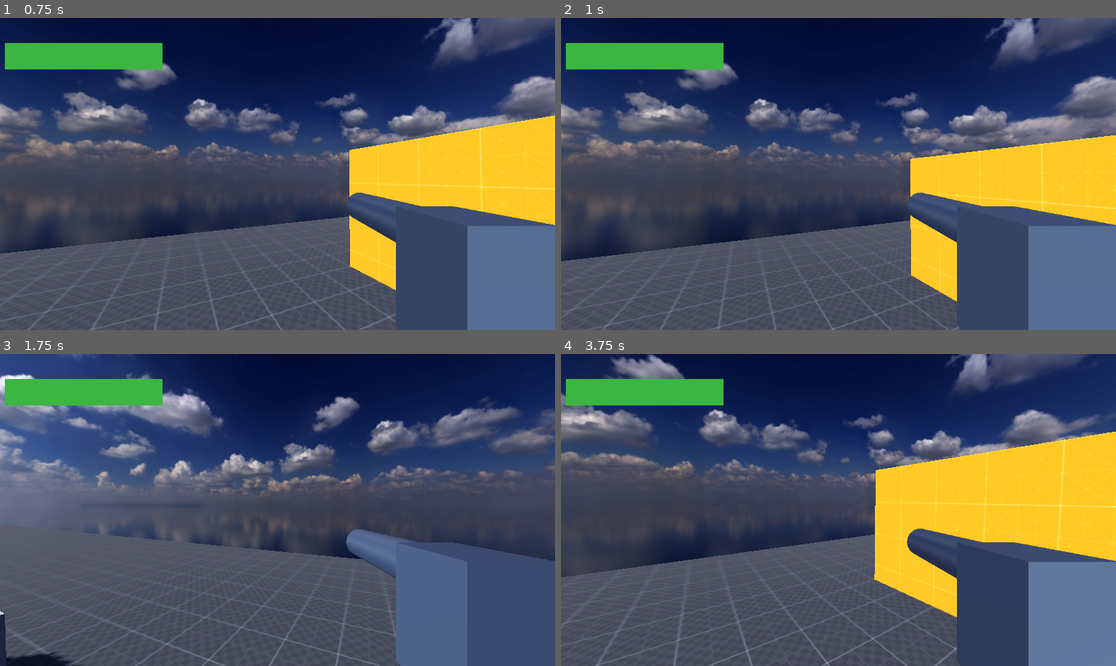
Above: before the commit, frames 1-4 (two rows, left to right).
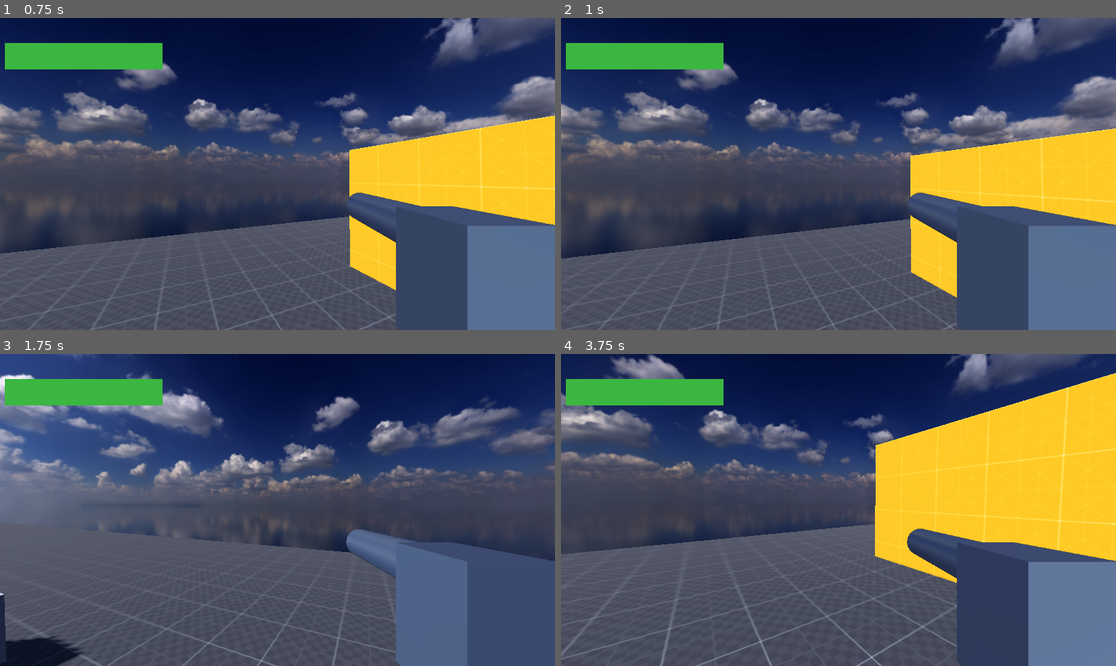
Above: after the commit, the same moments.

Repository: Inquisitor718/MadCow
Game: Godot game, scene res://scenes/main.tscn
The game is run twice, just before and just after one commit, with the same random seed, the same clock (stepped at 60 frames per second) and the same inputs.
Inputs (mouse positions are in pixels of both pictures, inside the frame that each line leads up to):
- Up to frame 1 (0.75 s): tap Enter (ui_accept) at 0.5, 0.6 s; move the mouse to (305, 174) at 0.52 s; hold V (Weapon_Up) from 0.53 s (still down)
- Up to frame 2 (1 s): keep holding V (Weapon_Up); tap Space (jump) at 0.77, 0.8 s
- Up to frame 3 (1.75 s): keep holding V (Weapon_Up); tap Space (jump) at 1.07, 1.35, 1.52 s; move the mouse to (249, 510) at 1.27 s; tap Enter (ui_accept) at 1.55 s
- Up to frame 4 (3.75 s): keep holding V (Weapon_Up); tap Space (jump) at 1.82, 2.3, 3.02, 3.32 s; move the mouse to (849, 503) at 2.02 s; press the mouse at (849, 503) at 2.03 s; move the mouse to (832, 516) at 2.77 s; release the mouse at (832, 516) at 2.78 s; tap Ctrl (crouch) at 2.85 s; tap Enter (ui_accept) at 3.05 s; move the mouse to (877, 513) at 3.52 s; hold E (free_look) from 3.53 s (still down)

Frame 1 is identical in both runs. In frame 2, 1.9% of the frame differs, in the area x 0-100%, y 35-100%; in frame 3, 2.2%; in frame 4, 12%, in the area x 0-100%, y 6-100%.

Commit message:
Added Hopping

Diff:
--- a/madcow-decease/scenes/player_S_.tscn
+++ b/madcow-decease/scenes/player_S_.tscn
@@ -7,6 +7,45 @@
 [ext_resource type="Resource" uid="uid://cx5gjyikfb4nk" path="res://assets/weapon_resources/revolver.tres" id="4_w0gdg"]
 
 [sub_resource type="CapsuleShape3D" id="CapsuleShape3D_cvnsp"]
+
+[sub_resource type="Animation" id="Animation_v7hu7"]
+length = 0.001
+tracks/0/type = "value"
+tracks/0/imported = false
+tracks/0/enabled = true
+tracks/0/path = NodePath("Revolver:position")
+tracks/0/interp = 1
+tracks/0/loop_wrap = true
+tracks/0/keys = {
+"times": PackedFloat32Array(0),
+"transitions": PackedFloat32Array(1),
+"update": 0,
+"values": [Vector3(0.0178347, -1.33485, 0.000116378)]
+}
+tracks/1/type = "value"
+tracks/1/imported = false
+tracks/1/enabled = true
+tracks/1/path = NodePath("Revolver:visible")
+tracks/1/interp = 1
+tracks/1/loop_wrap = true
+tracks/1/keys = {
+"times": PackedFloat32Array(0),
+"transitions": PackedFloat32Array(1),
+"update": 1,
+"values": [false]
+}
+tracks/2/type = "value"
+tracks/2/imported = false
+tracks/2/enabled = true
+tracks/2/path = NodePath("Revolver:rotation")
+tracks/2/interp = 1
+tracks/2/loop_wrap = true
+tracks/2/keys = {
+"times": PackedFloat32Array(0),
+"transitions": PackedFloat32Array(1),
+"update": 0,
+"values": [Vector3(0, -3.14159, 0)]
+}
 
 [sub_resource type="Animation" id="Animation_aj78o"]
 resource_name = "RevolverActivate"
@@ -48,43 +87,32 @@
 "values": [Vector3(0, 0, 0), Vector3(0, 3.14159, 0)]
 }
 
-[sub_resource type="Animation" id="Animation_v7hu7"]
-length = 0.001
-tracks/0/type = "value"
-tracks/0/imported = false
-tracks/0/enabled = true
-tracks/0/path = NodePath("Revolver:position")
-tracks/0/interp = 1
-tracks/0/loop_wrap = true
-tracks/0/keys = {
-"times": PackedFloat32Array(0),
-"transitions": PackedFloat32Array(1),
-"update": 0,
-"values": [Vector3(0.0178347, -1.33485, 0.000116378)]
-}
-tracks/1/type = "value"
-tracks/1/imported = false
-tracks/1/enabled = true
-tracks/1/path = NodePath("Revolver:visible")
-tracks/1/interp = 1
-tracks/1/loop_wrap = true
-tracks/1/keys = {
-"times": PackedFloat32Array(0),
-"transitions": PackedFloat32Array(1),
-"update": 1,
-"values": [false]
-}
-tracks/2/type = "value"
-tracks/2/imported = false
-tracks/2/enabled = true
-tracks/2/path = NodePath("Revolver:rotation")
-tracks/2/interp = 1
-tracks/2/loop_wrap = true
-tracks/2/keys = {
-"times": PackedFloat32Array(0),
-"transitions": PackedFloat32Array(1),
-"update": 0,
-"values": [Vector3(0, -3.14159, 0)]
+[sub_resource type="Animation" id="Animation_jdn2x"]
+resource_name = "RevolverReload"
+length = 3.0
+tracks/0/type = "value"
+tracks/0/imported = false
+tracks/0/enabled = true
+tracks/0/path = NodePath("Revolver:position")
+tracks/0/interp = 1
+tracks/0/loop_wrap = true
+tracks/0/keys = {
+"times": PackedFloat32Array(0, 1.5, 3),
+"transitions": PackedFloat32Array(1, 1, 1),
+"update": 0,
+"values": [Vector3(0.329511, -0.280136, -0.370283), Vector3(0.329511, -0.915973, -0.370283), Vector3(0.329511, -0.280136, -0.370283)]
+}
+tracks/1/type = "value"
+tracks/1/imported = false
+tracks/1/enabled = true
+tracks/1/path = NodePath("Revolver:rotation")
+tracks/1/interp = 1
+tracks/1/loop_wrap = true
+tracks/1/keys = {
+"times": PackedFloat32Array(0, 1.5, 3),
+"transitions": PackedFloat32Array(1, 1, 1),
+"update": 0,
+"values": [Vector3(0, 3.14159, 0), Vector3(3.14159, 3.14159, 0), Vector3(0, 3.14159, 0)]
 }
 
 [sub_resource type="Animation" id="Animation_lk2ay"]
@@ -113,34 +141,6 @@
 "transitions": PackedFloat32Array(1, 1, 1),
 "update": 0,
 "values": [Vector3(0, 3.14159, 0), Vector3(-0.174533, 3.14159, 0), Vector3(0, 3.14159, 0)]
-}
-
-[sub_resource type="Animation" id="Animation_jdn2x"]
-resource_name = "RevolverReload"
-length = 3.0
-tracks/0/type = "value"
-tracks/0/imported = false
-tracks/0/enabled = true
-tracks/0/path = NodePath("Revolver:position")
-tracks/0/interp = 1
-tracks/0/loop_wrap = true
-tracks/0/keys = {
-"times": PackedFloat32Array(0, 1.5, 3),
-"transitions": PackedFloat32Array(1, 1, 1),
-"update": 0,
-"values": [Vector3(0.329511, -0.280136, -0.370283), Vector3(0.329511, -0.915973, -0.370283), Vector3(0.329511, -0.280136, -0.370283)]
-}
-tracks/1/type = "value"
-tracks/1/imported = false
-tracks/1/enabled = true
-tracks/1/path = NodePath("Revolver:rotation")
-tracks/1/interp = 1
-tracks/1/loop_wrap = true
-tracks/1/keys = {
-"times": PackedFloat32Array(0, 1.5, 3),
-"transitions": PackedFloat32Array(1, 1, 1),
-"update": 0,
-"values": [Vector3(0, 3.14159, 0), Vector3(3.14159, 3.14159, 0), Vector3(0, 3.14159, 0)]
 }
 
 [sub_resource type="AnimationLibrary" id="AnimationLibrary_lk2ay"]
@@ -176,7 +176,7 @@
 [node name="rig" type="Node3D" parent="Head/Camera3D/W_Manager"]
 
 [node name="Revolver" parent="Head/Camera3D/W_Manager/rig" instance=ExtResource("2_aj78o")]
-transform = Transform3D(-1, 0, -1.50996e-07, 0, 1, 0, 1.50996e-07, 0, -1, 0.0178347, -1.33485, 0.000116378)
+transform = Transform3D(-1, 0, -2.53518e-06, 0, 1, 0, 2.53518e-06, 0, -1, 0.0178347, -1.33485, 0.000116378)
 visible = false
 
 [node name="AnimationPlayer" type="AnimationPlayer" parent="Head/Camera3D/W_Manager/rig"]
@@ -189,6 +189,51 @@
 transform = Transform3D(1, 0, 0, 0, 1, 0, 0, 0, 1, 0.330302, -0.110232, -0.826832)
 
 [node name="CanvasLayer" type="CanvasLayer" parent="."]
+
+[node name="SubViewportContainer" type="SubViewportContainer" parent="CanvasLayer"]
+offset_right = 40.0
+offset_bottom = 40.0
+
+[node name="SubViewport" type="SubViewport" parent="CanvasLayer/SubViewportContainer"]
+transparent_bg = true
+handle_input_locally = false
+size = Vector2i(1152, 648)
+render_target_update_mode = 4
+
+[node name="GunCam" type="Camera3D" parent="CanvasLayer/SubViewportContainer/SubViewport"]
+transform = Transform3D(1, 0, 0, 0, 1, 0, 0, 0, 1, 0, 0.845099, 0)
+cull_mask = 2
+
+[node name="GunCounter" type="VBoxContainer" parent="CanvasLayer"]
+offset_right = 40.0
+offset_bottom = 40.0
+
+[node name="WeaponInfo" type="HBoxContainer" parent="CanvasLayer/GunCounter"]
+layout_mode = 2
+
+[node name="Label" type="Label" parent="CanvasLayer/GunCounter/WeaponInfo"]
+layout_mode = 2
+
+[node name="Label2" type="Label" parent="CanvasLayer/GunCounter/WeaponInfo"]
+layout_mode = 2
+
+[node name="AmmoInfo" type="HBoxContainer" parent="CanvasLayer/GunCounter"]
+layout_mode = 2
+
+[node name="Label" type="Label" parent="CanvasLayer/GunCounter/AmmoInfo"]
+layout_mode = 2
+
+[node name="Label2" type="Label" parent="CanvasLayer/GunCounter/AmmoInfo"]
+layout_mode = 2
+
+[node name="StackInfo" type="HBoxContainer" parent="CanvasLayer/GunCounter"]
+layout_mode = 2
+
+[node name="Label" type="Label" parent="CanvasLayer/GunCounter/StackInfo"]
+layout_mode = 2
+
+[node name="Label2" type="Label" parent="CanvasLayer/GunCounter/StackInfo"]
+layout_mode = 2
 
 [node name="HealthBar" type="ProgressBar" parent="CanvasLayer"]
 offset_left = 10.0
@@ -200,49 +245,4 @@
 value = 100.0
 show_percentage = false
 
-[node name="SubViewportContainer" type="SubViewportContainer" parent="CanvasLayer"]
-offset_right = 40.0
-offset_bottom = 40.0
-
-[node name="SubViewport" type="SubViewport" parent="CanvasLayer/SubViewportContainer"]
-transparent_bg = true
-handle_input_locally = false
-size = Vector2i(1152, 648)
-render_target_update_mode = 4
-
-[node name="GunCam" type="Camera3D" parent="CanvasLayer/SubViewportContainer/SubViewport"]
-transform = Transform3D(1, 0, 0, 0, 1, 0, 0, 0, 1, 0, 0.845099, 0)
-cull_mask = 2
-
-[node name="GunCounter" type="VBoxContainer" parent="CanvasLayer"]
-offset_right = 40.0
-offset_bottom = 40.0
-
-[node name="WeaponInfo" type="HBoxContainer" parent="CanvasLayer/GunCounter"]
-layout_mode = 2
-
-[node name="Label" type="Label" parent="CanvasLayer/GunCounter/WeaponInfo"]
-layout_mode = 2
-
-[node name="Label2" type="Label" parent="CanvasLayer/GunCounter/WeaponInfo"]
-layout_mode = 2
-
-[node name="AmmoInfo" type="HBoxContainer" parent="CanvasLayer/GunCounter"]
-layout_mode = 2
-
-[node name="Label" type="Label" parent="CanvasLayer/GunCounter/AmmoInfo"]
-layout_mode = 2
-
-[node name="Label2" type="Label" parent="CanvasLayer/GunCounter/AmmoInfo"]
-layout_mode = 2
-
-[node name="StackInfo" type="HBoxContainer" parent="CanvasLayer/GunCounter"]
-layout_mode = 2
-
-[node name="Label" type="Label" parent="CanvasLayer/GunCounter/StackInfo"]
-layout_mode = 2
-
-[node name="Label2" type="Label" parent="CanvasLayer/GunCounter/StackInfo"]
-layout_mode = 2
-
 [connection signal="animation_finished" from="Head/Camera3D/W_Manager/rig/AnimationPlayer" to="Head/Camera3D/W_Manager" method="_on_animation_player_animation_finished"]
--- a/madcow-decease/scripts/Player_S.gd
+++ b/madcow-decease/scripts/Player_S.gd
@@ -10,7 +10,6 @@
 
 #health system
 @export var health =  100
-
 
 var speed_now = 5.0
 @export var speed_walk = 5.0
@@ -97,9 +96,12 @@
 		velocity += get_gravity() * delta
 
 	# Handle jump.
-	if Input.is_action_just_pressed("ui_accept") and is_on_floor():
-		velocity.y = JUMP_VELOCITY
-
+	if  is_on_floor():
+		if Input.is_action_just_pressed("ui_accept"):
+			velocity.y = JUMP_VELOCITY
+	else:
+		if Input.is_action_just_released("jump"):
+			velocity.y *= 0.5
 	# Get the input direction and handle the movement/deceleration.
 	# As good practice, you should replace UI actions with custom gameplay actions.
 	var input_dir := Input.get_vector("left", "right", "forward", "backward")
--- a/madcow-decease/scripts/test_enemy.gd
+++ b/madcow-decease/scripts/test_enemy.gd
@@ -8,8 +8,9 @@
 
 
 # Called every frame. 'delta' is the elapsed time since the previous frame.
-func _process(delta: float) -> void:
+func _process(delta):
 	pass
+
 
 func Hit(dmg):
 	health -= dmg
